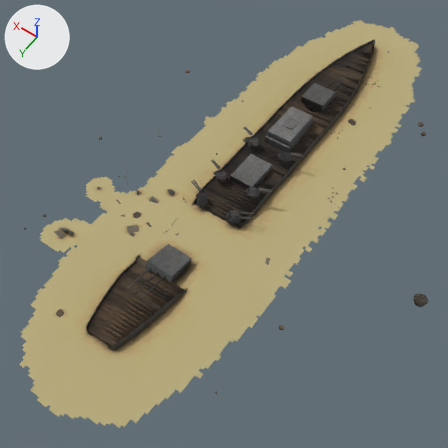
What one commit did to the glTF model models/item/Q154115/model.glb.
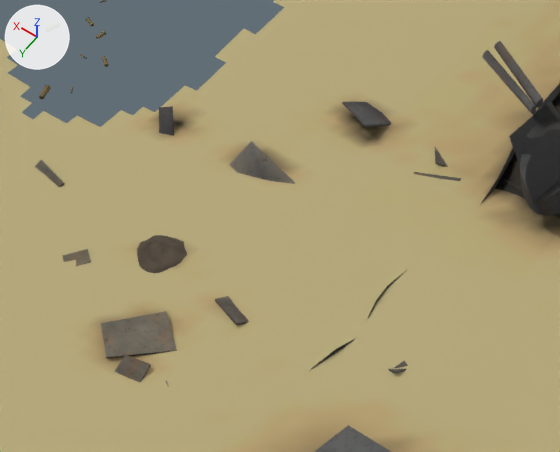
The first picture shows the older version from a 50 mm camera at (-86.0, 145.0, 180.0) aimed at (1.0, 23.0, -11.0). The close-ups show the older and then the newer version on the part from 25% to 46% of the width and 38% to 55% of the height of that picture. Only the edits that show in the close-ups are written down. Lighting does not change. The marker at upper left points along +X, +Y and +Z. Where no turn or scale is listed for an object, it has been applied to the vertices. Vertices at exactly the same position are counted once.

Objects in the first close-up: 'debris_field_1', 'hull_section_0', 'sediment_3', 'shell_casings_0.002', 'shell_casings_0.003', 'shell_casings_1.006', 'shell_casings_1.008', 'shell_casings_2.011', 'stones_2'.
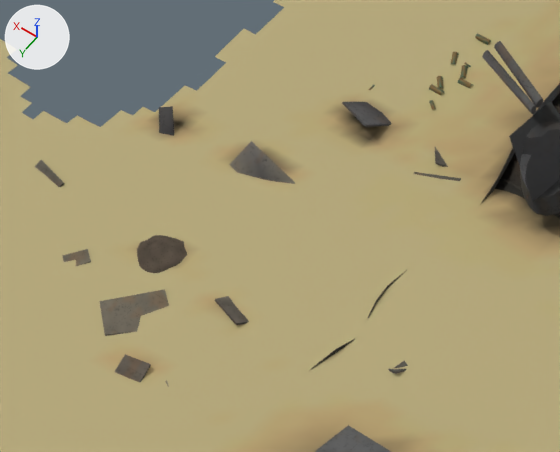
Changed parts and their boxes [x1, y1, x2, y2] in the close-ups (560 x 452 px; the box of a moved part takes in the faces that stretch with it):
'shell_casings_0.002', moved, turned: before [39, 85, 51, 99]; after [475, 34, 491, 45]
'shell_casings_0.003', moved, turned: before [45, 22, 61, 33]; after [429, 84, 445, 96]
'shell_casings_0.004', moved, turned (not visible before): after [458, 78, 473, 89]
'shell_casings_0.005', moved, turned (not visible before): after [451, 52, 459, 65]
'shell_casings_0.006', moved, turned (not visible before): after [460, 65, 468, 78]
'shell_casings_0.001', moved, turned (not visible before): after [437, 76, 443, 88]
'shell_casings_1.006', moved, turned (not visible afterwards): before [102, 56, 109, 67]
'shell_casings_1.008', moved, turned (not visible afterwards): before [96, 31, 107, 39]
'shell_casings_1.001', moved (not visible before): after [429, 100, 436, 110]
'shell_casings_2.011', turned (not visible afterwards): before [99, 0, 107, 3]
part 1 of me_debris_field_1, moved or reshaped: before [101, 311, 177, 359]; after [99, 289, 169, 336]
part 2 of me_sediment_3, edited (looks the same): [61, 296, 212, 379] in both

Edits to the bpy script that builds the scene:
```text
Change me_debris_field_1:
    where me_debris_field_1.from_pydata(...)  # 320 vertices, 480 faces; spans x -37.1..37.1, y -33.4..33.4, z -1.6..1.6
    used by ob_debris_field_1; location = (9.79, 42.73, 0.33)
    me_debris_field_1 part 1: the loose piece of 8 vertices spanning x 9.2..14.2, y 6.7..11.5, z -0.1..0.3 is moved by (1.4, -1.4, -0.3)
Change me_sediment_3:
    where me_sediment_3.from_pydata(...)  # 14887 vertices, 28950 faces; spans x -44.0..44.0, y -118.0..118.0, z -1.0..1.0
    used by ob_sediment_3; location = (7.0, 0.5, 0.7)
    me_sediment_3 part 2: 173 faces centred in x -27.0..19.0, y 19.0..62.0, z -1.0..1.0 are repainted in the vertex colours; the middle colour goes from brown #b69f6e to beige #b8ab7c
Change ob_shell_casings_0_001:
    ob_shell_casings_0_001.location: (45.05, 8.644, 0.05) -> (19.53, 24.28, 0.371)
    ob_shell_casings_0_001.rotation_euler: (0.523, 1.491, -2.408) -> (-1.659, 2.21, 0.647)  # degrees (30, 85, -138) -> degrees (-95, 127, 37)
Change ob_shell_casings_0_002:
    ob_shell_casings_0_002.location: (39.93, 39.49, 0.05) -> (18.76, 20.0, 0.384)
    ob_shell_casings_0_002.rotation_euler: (-1.424, 1.245, 0.435) -> (1.403, 0.992, 1.466)  # degrees (-82, 71, 25) -> degrees (80, 57, 84)
Change ob_shell_casings_0_003:
    ob_shell_casings_0_003.location: (43.35, 35.81, 0.05) -> (19.5, 25.26, 0.379)
    ob_shell_casings_0_003.rotation_euler: (-1.58, 0.216, 2.788) -> (1.478, 1.161, -1.668)  # degrees (-91, 12, 160) -> degrees (85, 67, -96)
Change ob_shell_casings_0_004:
    ob_shell_casings_0_004.location: (-30.68, -6.555, 0.0688) -> (18.31, 23.77, 0.429)
    ob_shell_casings_0_004.rotation_euler: (1.715, 1.006, 1.084) -> (-1.504, 1.333, 1.664)  # degrees (98, 58, 62) -> degrees (-86, 76, 95)
Change ob_shell_casings_0_005:
    ob_shell_casings_0_005.location: (-30.42, -1.955, 0.0807) -> (20.0, 21.99, 0.339)
    ob_shell_casings_0_005.rotation_euler: (-1.545, -0.241, 1.171) -> (-1.486, 2.009, 0.574)  # degrees (-89, -14, 67) -> degrees (-85, 115, 33)
Change ob_shell_casings_0_006:
    ob_shell_casings_0_006.location: (-27.31, -8.083, 0.133) -> (18.75, 22.62, 0.409)
    ob_shell_casings_0_006.rotation_euler: (-1.548, 0.959, 1.8) -> (-1.556, 2.56, 0.523)  # degrees (-89, 55, 103) -> degrees (-89, 147, 30)
Change ob_shell_casings_1_001:
    ob_shell_casings_1_001.location: (47.19, 6.775, 0.05) -> (18.67, 26.27, 0.421)
Change ob_shell_casings_1_006:
    ob_shell_casings_1_006.location: (38.06, 35.84, 0.05) -> (21.07, -67.12, 0.211)
    ob_shell_casings_1_006.rotation_euler: (2.075, -1.647, 0.467) -> (-1.659, 0.617, 0.192)  # degrees (119, -94, 27) -> degrees (-95, 35, 11)
Change ob_shell_casings_1_008:
    ob_shell_casings_1_008.location: (40.05, 33.7, 0.05) -> (29.86, -28.88, 0.0576)
    ob_shell_casings_1_008.rotation_euler: (-1.558, 2.635, -0.191) -> (1.515, 2.726, 0.0737)  # degrees (-89, 151, -11) -> degrees (87, 156, 4.2)
Change ob_shell_casings_2_011:
    ob_shell_casings_2_011.rotation_euler: (-1.491, -1.728, -0.685) -> (-1.447, -0.848, -1.695)  # degrees (-85, -99, -39) -> degrees (-83, -49, -97)
```
